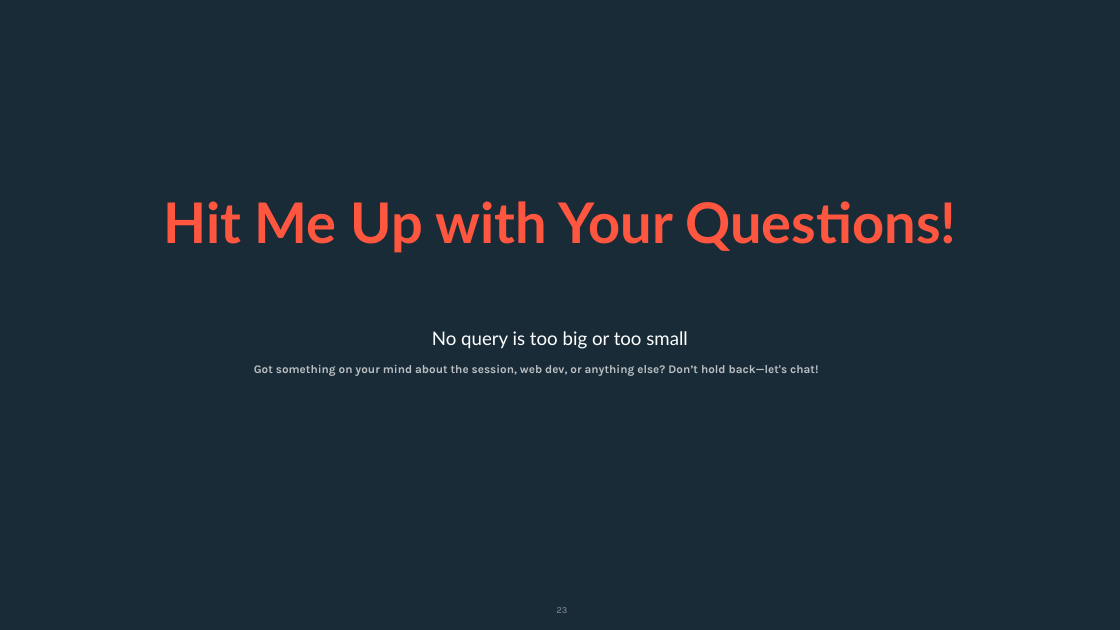
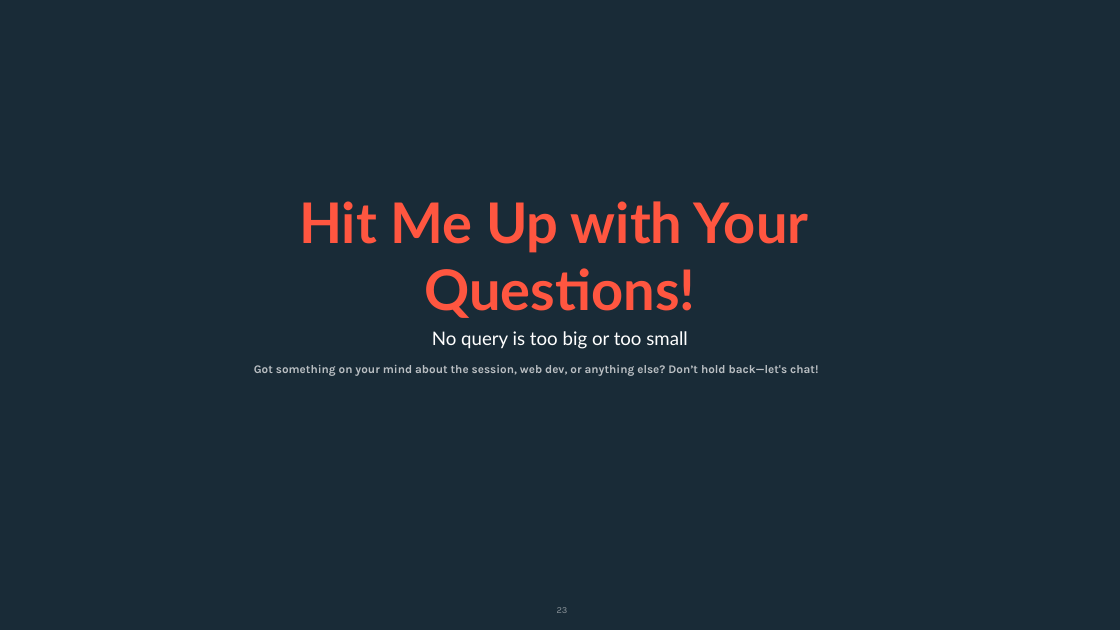
Before and after one commit to mayurpai/GxTraining, a slide deck: slide 23 of 2025/Training Materials/HTML.pptx. Drawn at 1120x630 pixels with LibreOffice and Linux fonts; fonts in the diff are those of the drawing. Boxes give left, top, right and bottom in pixels: in the first picture for what was removed or moved away, otherwise in the second. Text is boxed around its words. In the diff, an @@ line names an element or a change of style, - is before the commit and + after.

```diff
--- a/2025/Training Materials/HTML.pptx
+++ b/2025/Training Materials/HTML.pptx
@@ text at (x1=299, y1=201, x2=809, y2=318): text changed @@
-Hit Me Up with Your Questions!
+Hit Me Up with Your
+Questions!
```
Also in this commit, not shown: 7 other slides changed.
